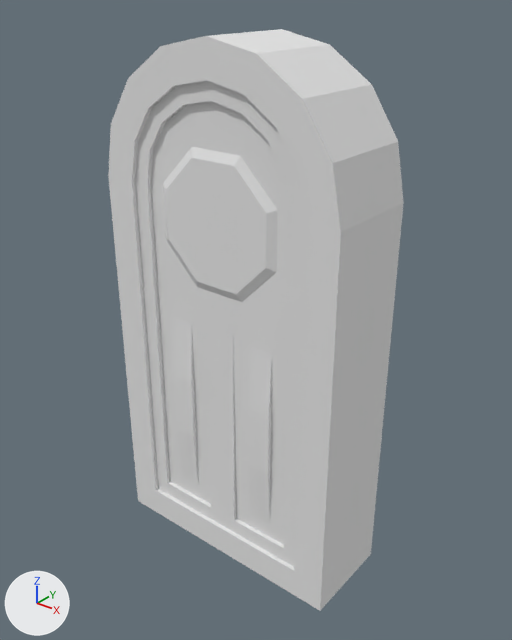
Renders of the OBJ model The_Dune_Project/Assets/Models/env/Modular Temple/Wall_Straight_Door_Sun.obj from each side of a commit.
Before and after are seen from a 50 mm camera at (1.218, -1.982, 1.728) aimed at (0.02, -0.485, 0.799). The lights are fixed; the arrows at lower left show +X, +Y and +Z. Where no turn or scale is listed for an object, it has been applied to the vertices.
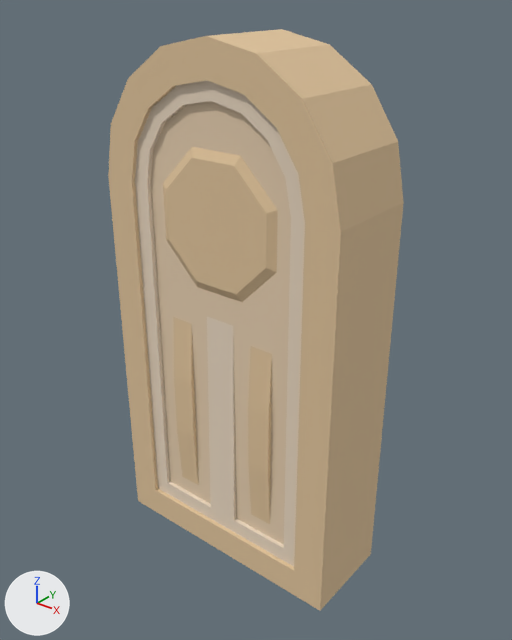
What differs and where, as boxes (x1, y1, x2, y2) in the pictures (512 x 640 px):
'object1', recoloured (white to beige)
    both: (108, 29, 404, 611)

What changed in the scene script:
```text
Change mat_sandstone_4:
    mat_sandstone_4.base_color: (0.8, 0.8, 0.8) -> (0.835, 0.698, 0.545)  # white #e7e7e7 -> beige #ecdac3
Change mat_sandstone_5:
    mat_sandstone_5.base_color: (0.8, 0.8, 0.8) -> (0.8, 0.627, 0.439)  # white #e7e7e7 -> beige #e7cfb1
Change mat_sandstone_6:
    mat_sandstone_6.base_color: (0.8, 0.8, 0.8) -> (0.761, 0.561, 0.337)  # white #e7e7e7 -> beige #e2c59d
```
